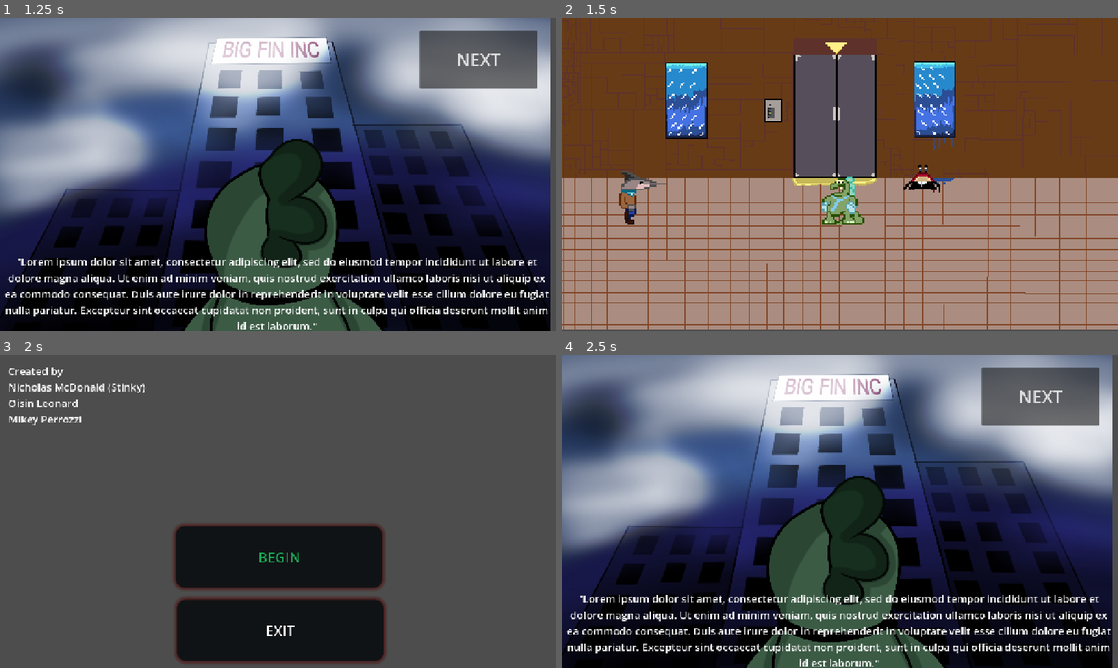
Above: before the commit, frames 1-4 (two rows, left to right).
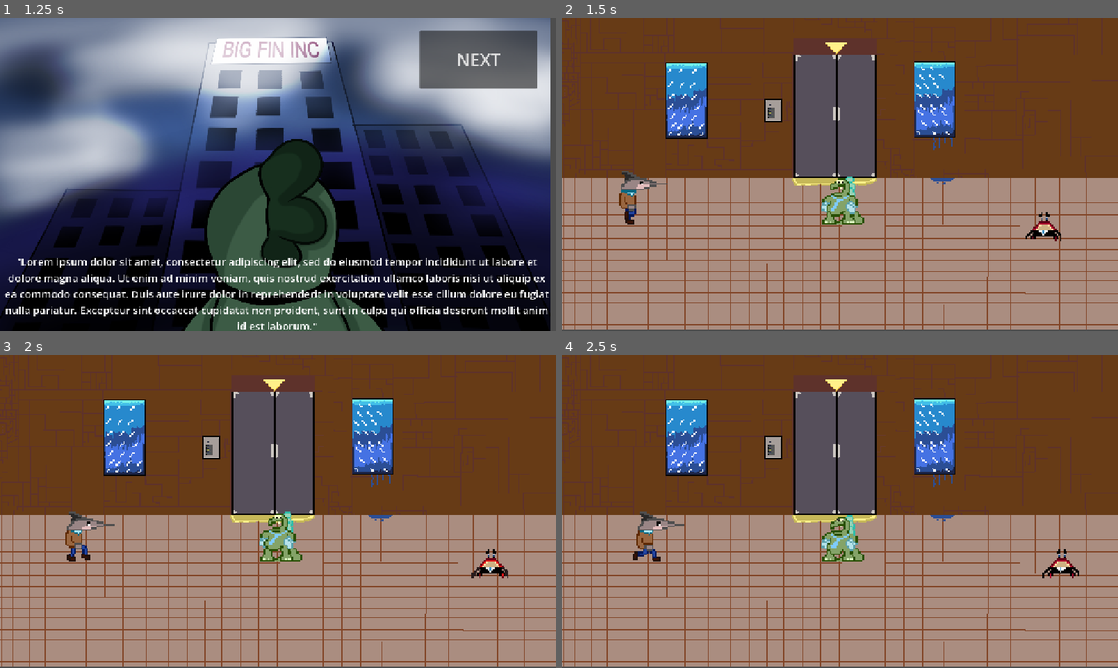
Above: after the commit, the same moments.

Repository: MikeyPerrozzi/Going-Down-
Game: Godot game, scene res://scenes/title screen.tscn
Two runs of this game, one before a commit and one after it. Both use one fixed random seed, a clock stepped at 60 frames per second and the inputs below.
Inputs (mouse positions are in pixels of both pictures, inside the frame that each line leads up to):
- Up to frame 1 (1.25 s): click "BEGIN" at 0.5 s
- Up to frame 2 (1.5 s): click "NEXT" at 1.25 s
- Up to frame 3 (2 s): no input
- Up to frame 4 (2.5 s): click (840, 558) at 2 s, where only the run before the commit has a clickable "BEGIN"

Frame 1 is identical in both runs. In frame 2, 0.5% of the frame differs, in the area x 61-90%, y 46-72%; in frame 3, 94%; in frame 4, 100%, in the area x 0-100%, y 0-100%.

Commit message:
moved crab lol

Diff:
--- a/going-down--/scenes/game.tscn
+++ b/going-down--/scenes/game.tscn
@@ -59,7 +59,7 @@
 texture = ExtResource("4_lbhrr")
 
 [node name="Crab" parent="." unique_id=1759652398 instance=ExtResource("5_iywne")]
-position = Vector2(-9, 45)
+position = Vector2(61, 73)
 
 [connection signal="timeout" from="Timer" to="." method="_on_timer_timeout"]
 [connection signal="timeout" from="Timer" to="Player" method="_on_timer_timeout"]
